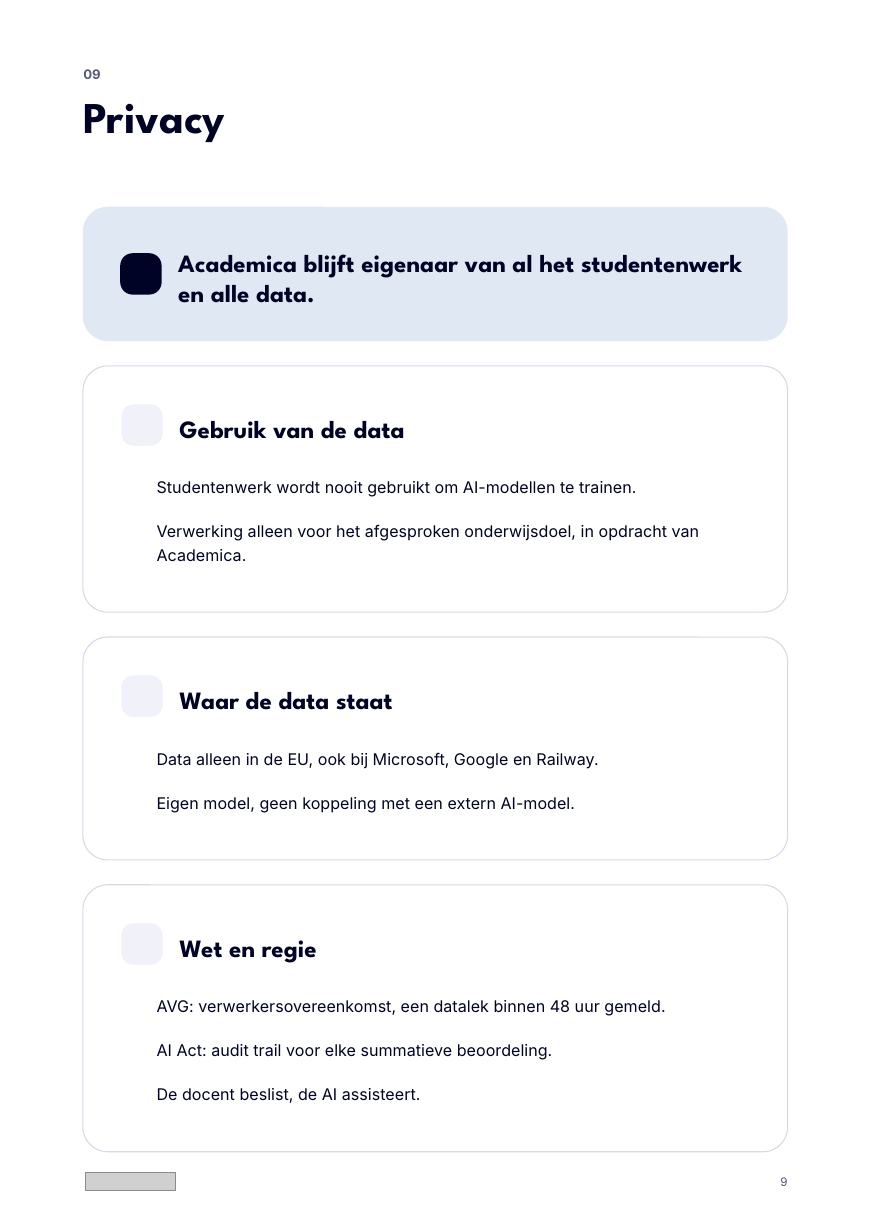
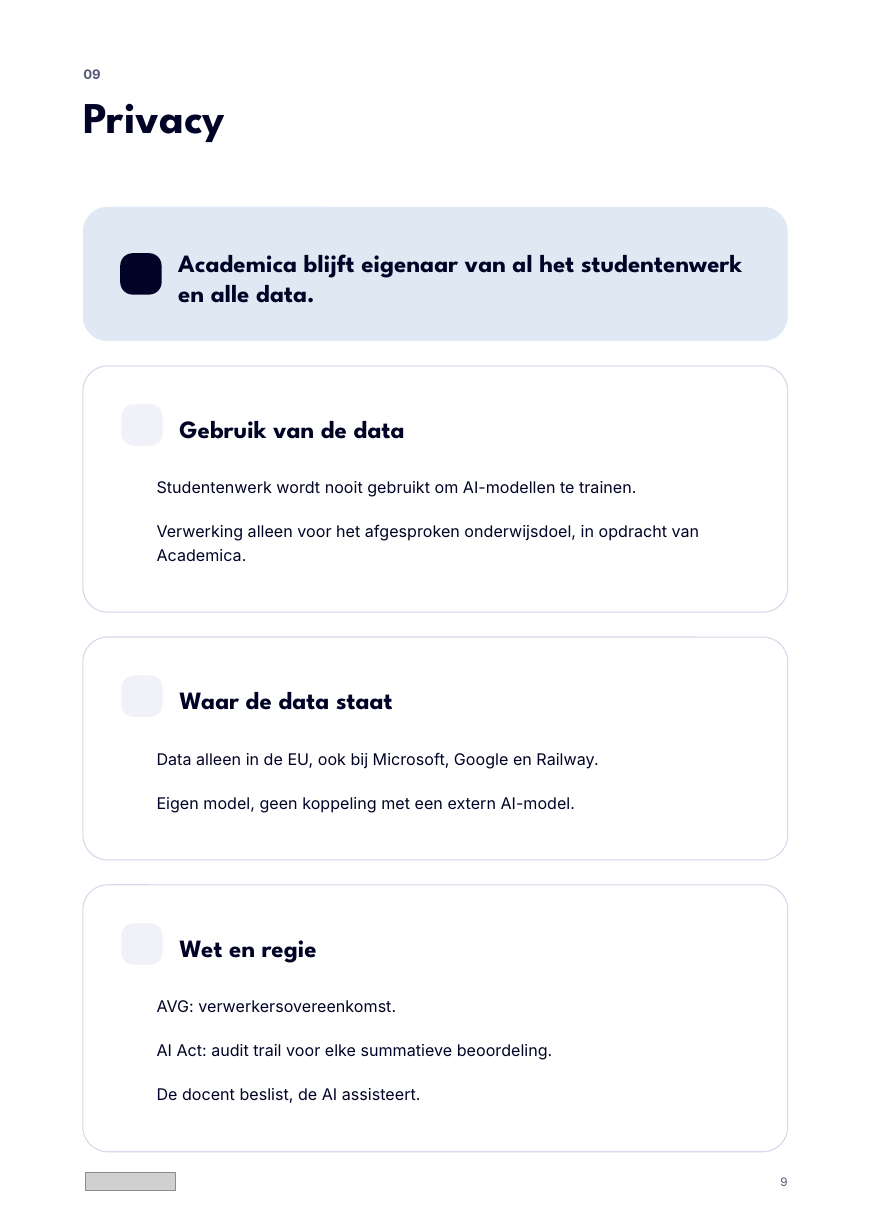
Before and after one commit to Dante-Eduface/Claude, a slide deck: slide 9 of Design/Concepts/academica-voorstel/academica-businesscase-definitief-bewerkbaar.pptx. Drawn at 871x1232 pixels with LibreOffice and Linux fonts; fonts in the diff are those of the drawing; grey boxes stand for pictures; background and template pictures are left out. Boxes give left, top, right and bottom in pixels: in the first picture for what was removed or moved away, otherwise in the second. Text is boxed around its words. In the diff, an @@ line names an element or a change of style, - is before the commit and + after.

```diff
--- a/Design/Concepts/academica-voorstel/academica-businesscase-definitief-bewerkbaar.pptx
+++ b/Design/Concepts/academica-voorstel/academica-businesscase-definitief-bewerkbaar.pptx
@@ text at <box>157,1000,396,1012</box>: text changed @@
-AVG: verwerkersovereenkomst, een datalek binnen 48 uur gemeld.
+AVG: verwerkersovereenkomst.
```
Also in this commit, not shown: 3 other slides changed, 25 other files.
